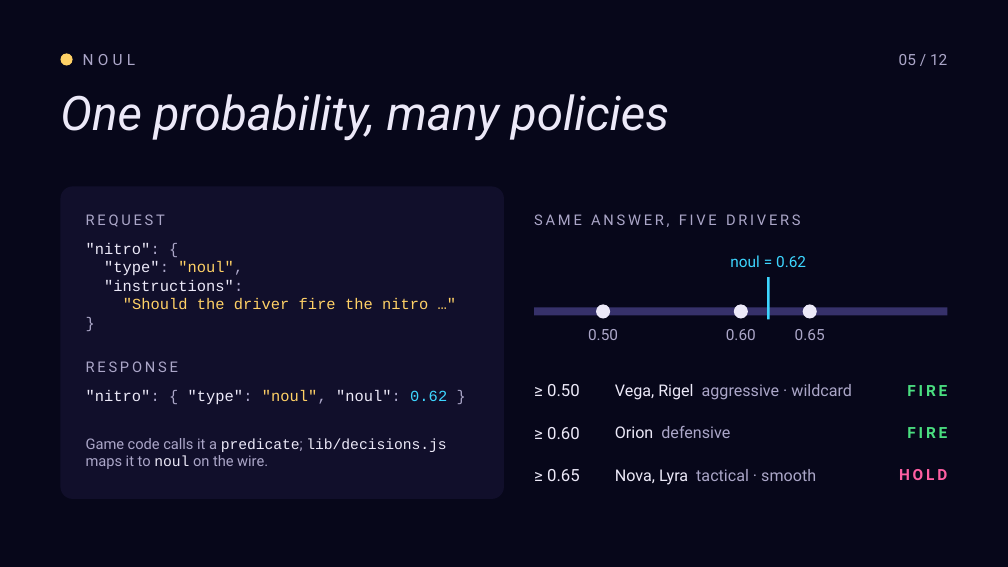
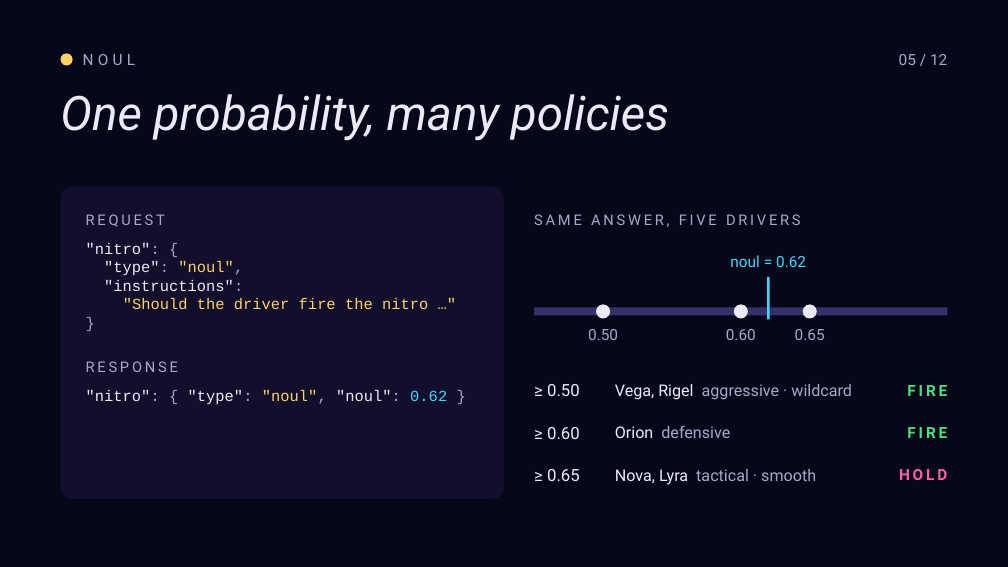
Before and after one commit to roryp/racing, a slide deck: slide 5 of docs/luna-gp-deck.pptx. Drawn at 1008x567 pixels with LibreOffice and Linux fonts; fonts in the diff are those of the drawing. Boxes give left, top, right and bottom in pixels: in the first picture for what was removed or moved away, otherwise in the second. Text is boxed around its words. In the diff, an @@ line names an element or a change of style, - is before the commit and + after.

```diff
--- a/docs/luna-gp-deck.pptx
+++ b/docs/luna-gp-deck.pptx
@@ text removed at (x1=86, y1=438, x2=446, y2=469) @@
-Game code calls it a predicate; lib/decisions.js maps it to noul on the wire.
```
